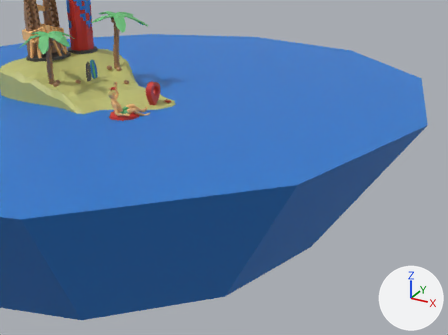
Before and after pictures for a commit that changed the glTF model models/city.glb.
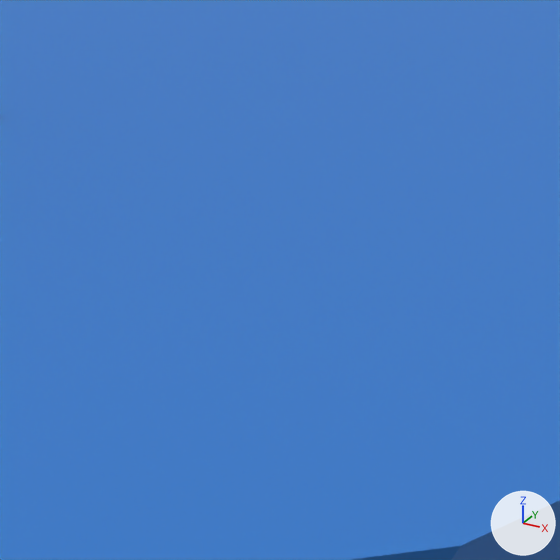
Each version appears first from a 50 mm lens placed at (7.54, -8.62, 3.07), pointed at (3.75, -1.75, -0.37), and next in a close-up on the part from 41% to 72% of the width and 16% to 56% of the height. The lights are fixed; the arrows at lower right show +X, +Y and +Z. Where no turn or scale is listed for an object, it has been applied to the vertices.
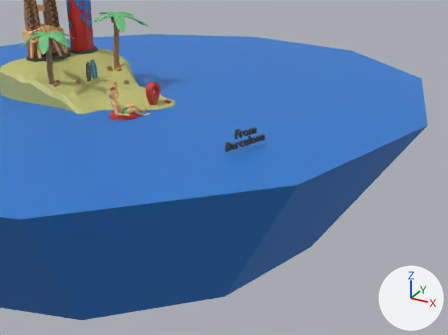
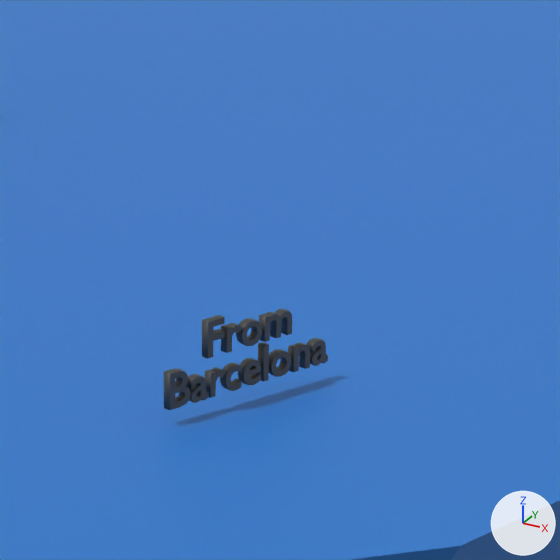
Commit message: Add city title in ocean.

Pixel boxes (x1, y1, x2, y2) of what changed, in the close-ups (560 x 560 px):
'Text', added: after (164, 309, 328, 410)

The change, as a list of edits to the scene's bpy script:
```text
Add me_text:
    me_text.from_pydata(...)  # 2034 vertices, 4044 faces; spans x -0.146..0.15, y -0.327..0.337, z -0.148..0.125
    me_text.materials.append(mat_title)  # black #404141
Add ob_text:
    ob_text = bpy.data.objects.new('Text', me_text)
    ob_text.location = (3.935, -1.455, 0.036)
```
